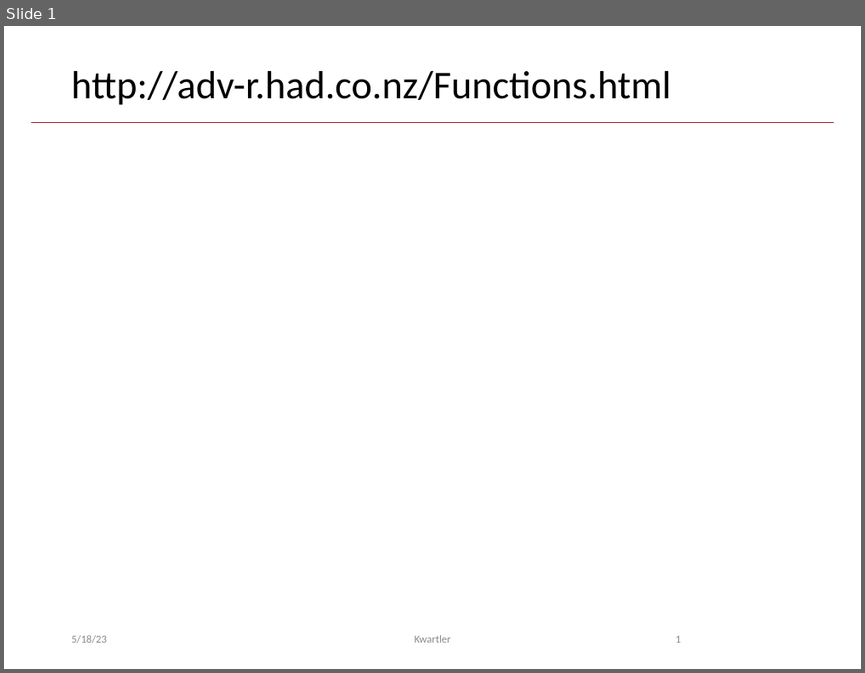
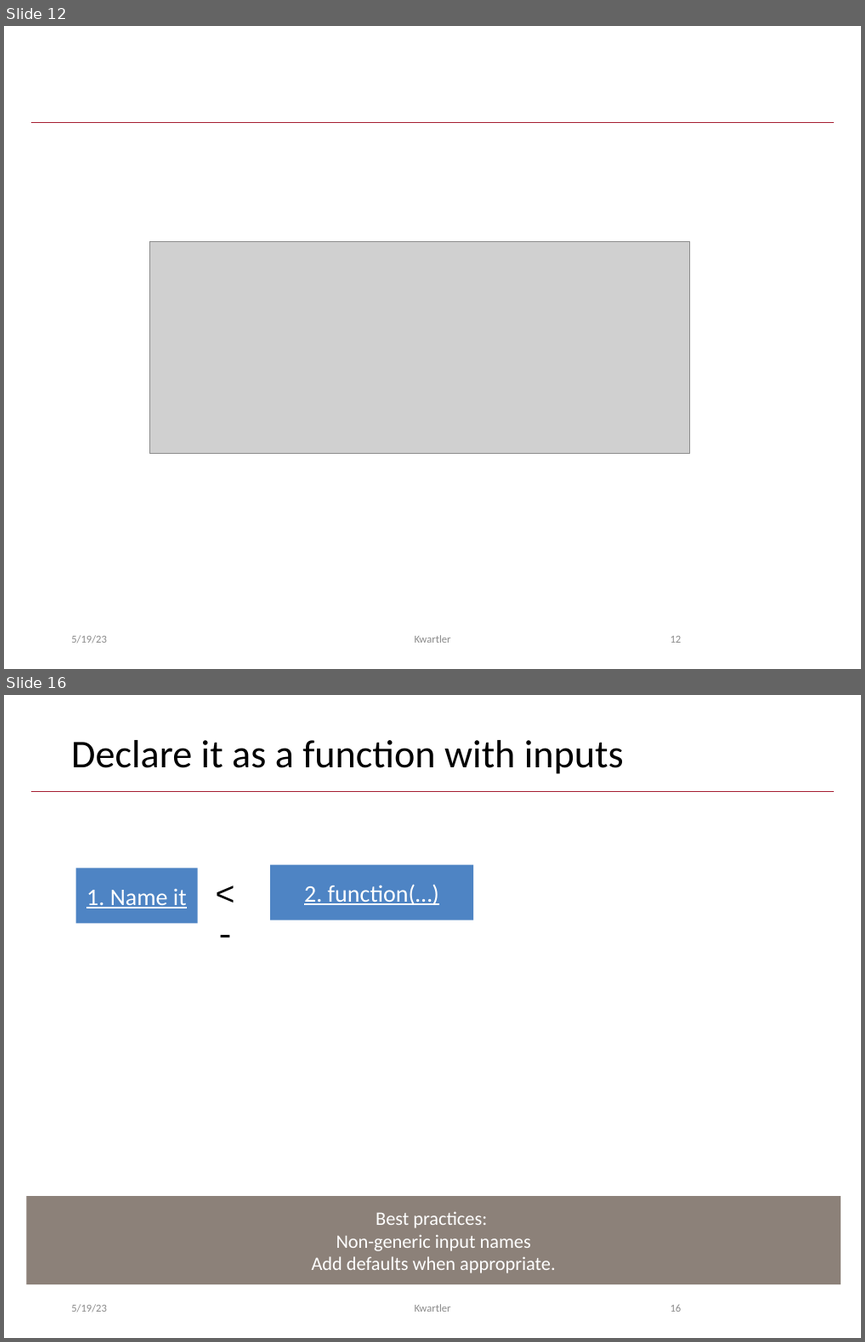
Before and after one commit to kwartler/Hult_Intro2R, a slide deck: lessons/D_Loops_Logicals_Functions/A_Functions.pptx. Shown one above the other, each under a label of ours: slide 1 before the commit, slides 12 and 16 after it; the slides between them are not shown. The pictures are 865x673 and 865x1342 pixels, drawn with LibreOffice and Linux fonts; fonts in the diff are those of the drawing; grey boxes stand for pictures. Boxes give left, top, right and bottom in pixels: in the first picture for what was removed or moved away, otherwise in the second. Text is boxed around its words. In the diff, an @@ line names an element or a change of style, - is before the commit and + after.

```diff
--- a/lessons/D_Loops_Logicals_Functions/A_Functions.pptx
+++ b/lessons/D_Loops_Logicals_Functions/A_Functions.pptx
@@ slide 16 added at box(4, 695, 861, 1338), background #FFFFFF; not listed: 1 template element that a slide beside it also shows @@
@@ title added at box(71, 740, 624, 774), 33 pt, text #000000 @@
+Declare it as a function with inputs
@@ rectangle added at box(76, 868, 198, 924), fill #4E84C4, 20 pt, text #FFFFFF, underline @@
+1. Name it
@@ text added at box(207, 868, 261, 917), 28 pt, text #000000 @@
+<-
@@ rectangle added at box(270, 865, 473, 920), fill #4E84C4, 20 pt, text #FFFFFF, underline @@
+2. function(…)
@@ rectangle added at box(26, 1197, 840, 1285), fill #8C8179, 16 pt, text #FFFFFF @@
+Best practices:
+Non-generic input names
+Add defaults when appropriate.
@@ text added at box(71, 1304, 107, 1312), 9 pt, text #8C8C8C @@
+5/19/23
@@ text added at box(415, 1304, 451, 1311), 9 pt, text #8C8C8C @@
+Kwartler
@@ page number added at box(670, 1304, 681, 1311), 9 pt, text #8C8C8C @@
+16
@@ what was slide 1 is now slide 12 @@
@@ slide 12 changed as well @@
@@ title removed at box(71, 71, 671, 105) @@
-http://adv-r.had.co.nz/Functions.html
@@ picture added at box(149, 241, 689, 453) @@
@@ page number at box(670, 635, 681, 642): text changed @@
-1
+12
```
Also in this commit, not shown: 17 other slides added.
